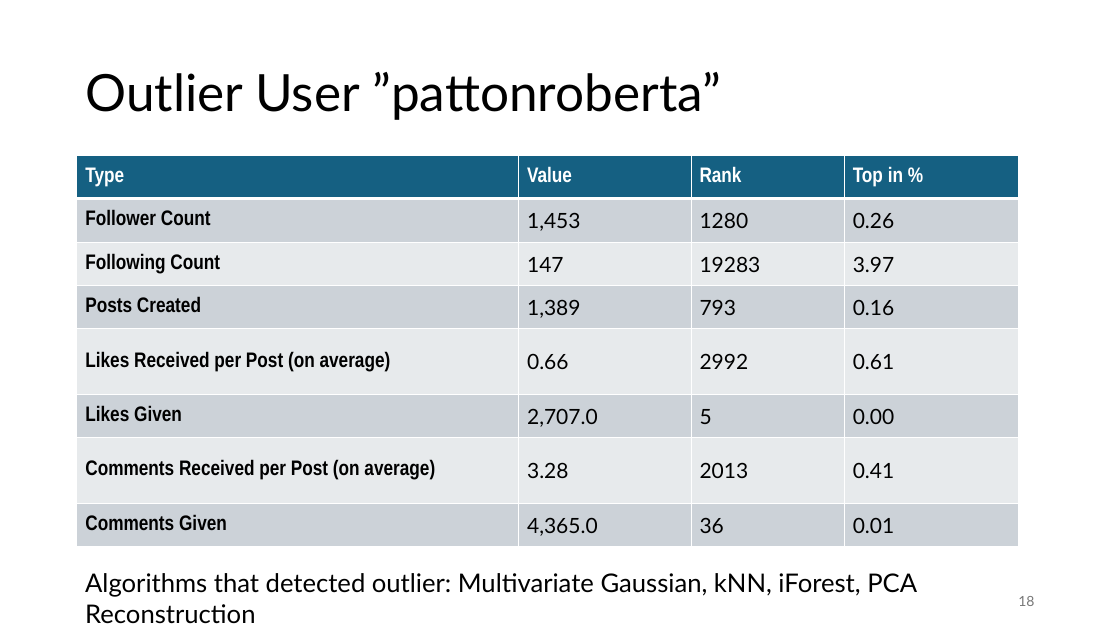
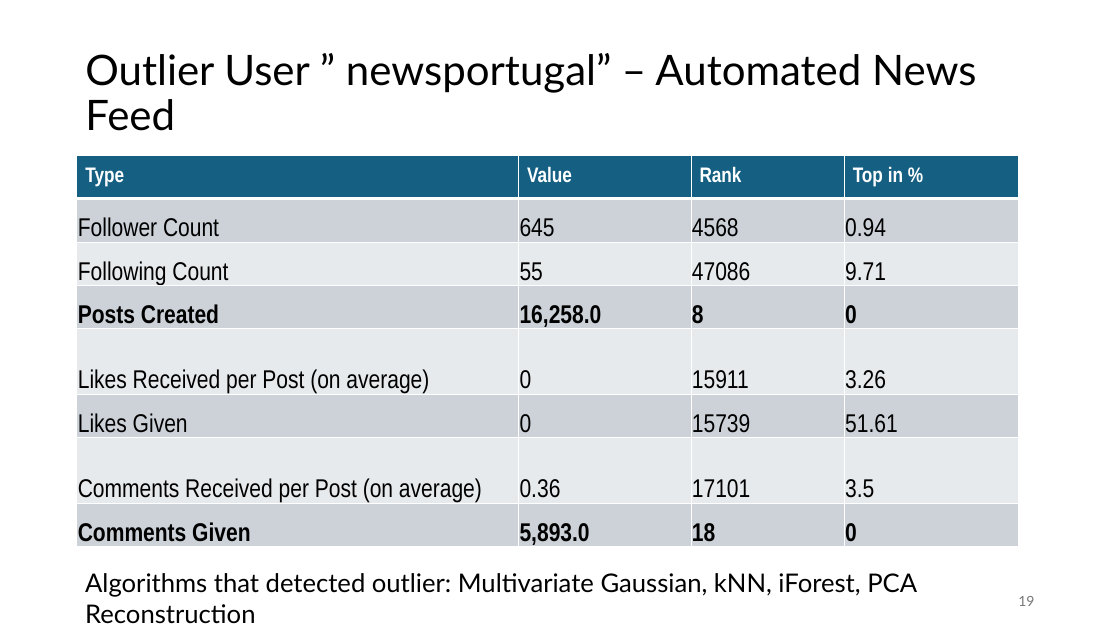
Before and after one commit to jonas-blum/data-mining-1, a slide deck: slide 19 of project/project-presentation-group51.pptx (slide 18 before the commit). Drawn at 1120x630 pixels with LibreOffice and Linux fonts; fonts in the diff are those of the drawing. Boxes give left, top, right and bottom in pixels: in the first picture for what was removed or moved away, otherwise in the second. Text is boxed around its words. In the diff, an @@ line names an element or a change of style, - is before the commit and + after.

```diff
--- a/project/project-presentation-group51.pptx
+++ b/project/project-presentation-group51.pptx
@@ title at (x1=85, y1=53, x2=976, y2=131): text changed; size 44 to 36 pt @@
-Outlier User ”pattonroberta”
+Outlier User ” newsportugal” – Automated News Feed
@@ table at (x1=77, y1=155, x2=1018, y2=551) @@
-row 2: Follower Count | 1,453 | 1280 | 0.26
+row 2: Follower Count | 645 | 4568 | 0.94
-row 3: Following Count | 147 | 19283 | 3.97
+row 3: Following Count | 55 | 47086 | 9.71
-row 4: Posts Created | 1,389 | 793 | 0.16
+row 4: Posts Created | 16,258.0 | 8 | 0
-row 5: Likes Received per Post (on average) | 0.66 | 2992 | 0.61
+row 5: Likes Received per Post (on average) | 0 | 15911 | 3.26
-row 6: Likes Given | 2,707.0 | 5 | 0.00
+row 6: Likes Given | 0 | 15739 | 51.61
-row 7: Comments Received per Post (on average) | 3.28 | 2013 | 0.41
+row 7: Comments Received per Post (on average) | 0.36 | 17101 | 3.5
-row 8: Comments Given | 4,365.0 | 36 | 0.01
+row 8: Comments Given | 5,893.0 | 18 | 0
@@ size 18 to 22 pt in "Follower Count", "Following Count", "Posts Created", "Likes Received per Post (on average)" and 3 more places @@
@@ bold off in "Follower Count", "Following Count", "Likes Received per Post (on average)", "Likes Given" and 1 more places @@
@@ page number at (x1=1018, y1=596, x2=1034, y2=606): text changed @@
-18
+19
```
Also in this commit, not shown: 2 other slides changed, 2 other files.
